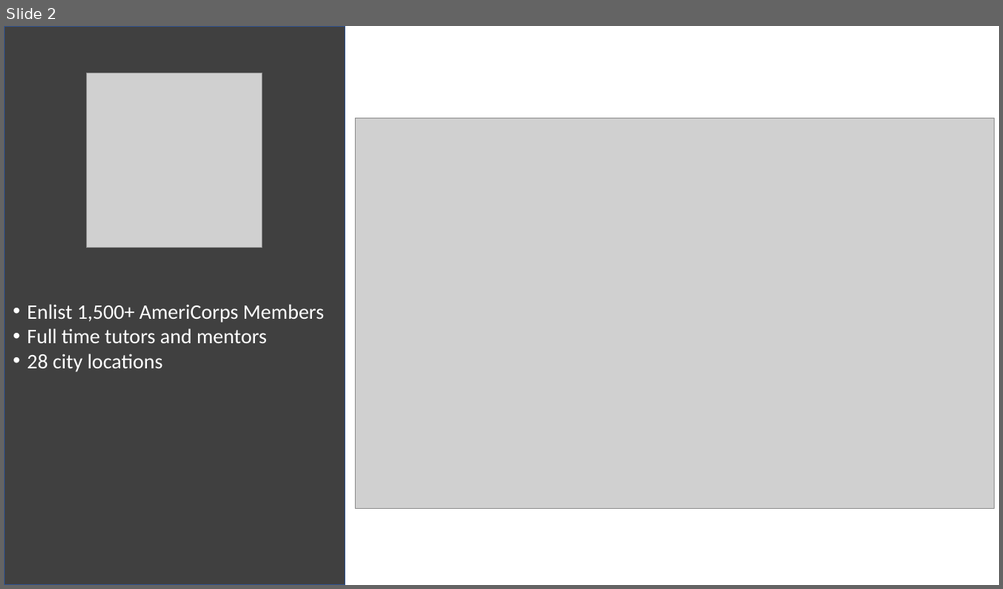
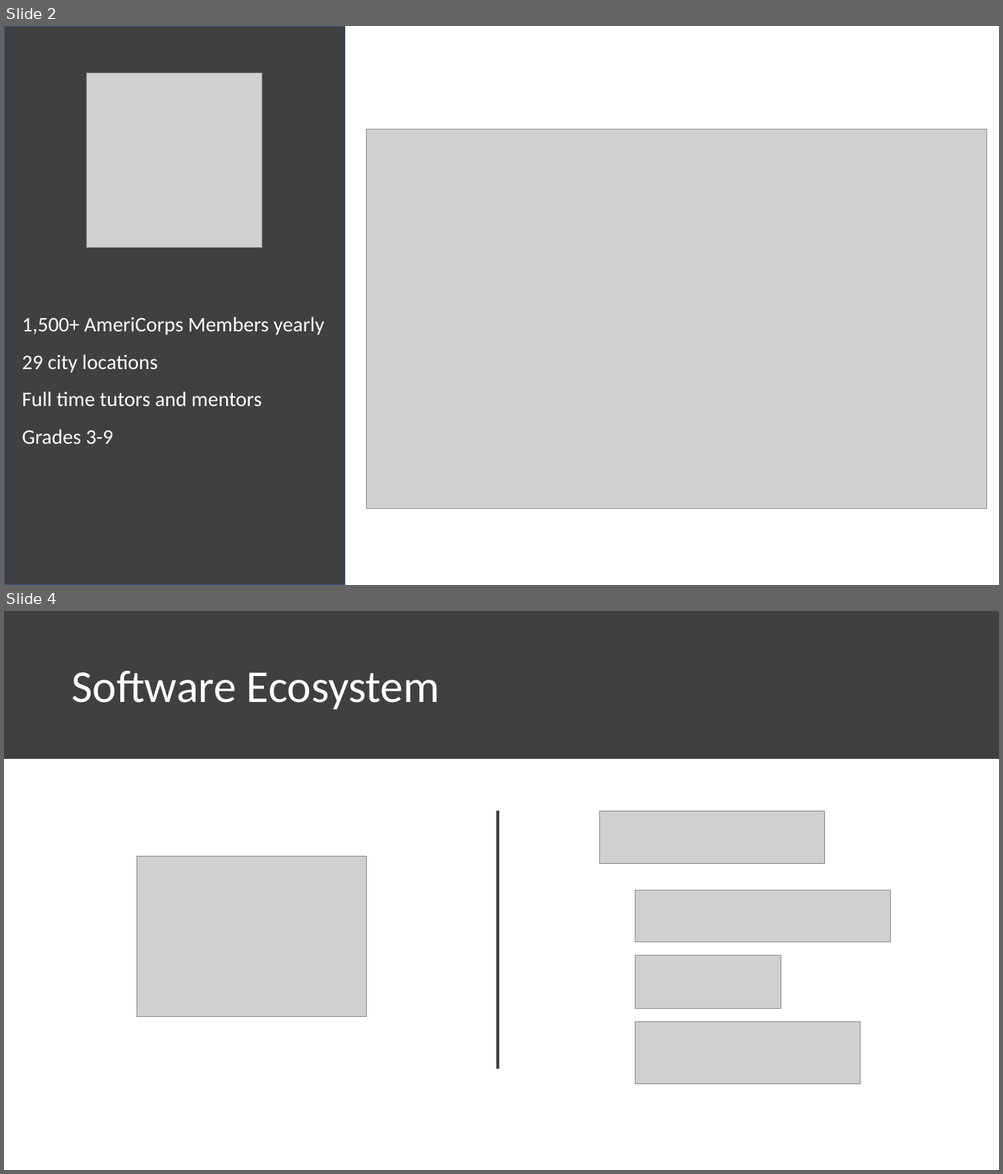
Before and after one commit to chrisluedtke/talks, a slide deck: 2018-06-14-ChiPy/Presentation.pptx. Shown one above the other, each under a label of ours: slide 2 before the commit, slides 2 and 4 after it; the slides between them are not shown. The pictures are 1003x589 and 1003x1174 pixels, drawn with LibreOffice and Linux fonts; fonts in the diff are those of the drawing; grey boxes stand for pictures. Boxes give left, top, right and bottom in pixels: in the first picture for what was removed or moved away, otherwise in the second. Text is boxed around its words. In the diff, an @@ line names an element or a change of style, - is before the commit and + after.

```diff
--- a/2018-06-14-ChiPy/Presentation.pptx
+++ b/2018-06-14-ChiPy/Presentation.pptx
@@ slide 4 added at (4,611,999,1170), background #FFFFFF @@
@@ rectangle added at (4,611,999,759), fill #404040, outline #404040 1 pt @@
@@ text added at (71,671,440,709), 44 pt, text #FFFFFF @@
+Software Ecosystem
@@ line added from (498, 811) to (498, 1070), #404040 3 pt @@
@@ group added at (600,811,891,1084): 4 pictures @@
@@ picture added at (136,857,367,1017) @@
@@ slide 2 changed as well @@
@@ picture: place and size @@
-picture at (356,118,994,508)
+picture at (366,129,986,508)
@@ text "1,500+ AmeriCorps Members yearly": place and size @@
-text "1,500+ AmeriCorps Members yearly" at (27,304,324,372)
+text "1,500+ AmeriCorps Members yearly" at (22,317,324,444)
@@ text at (22,317,324,373): text changed @@
-• Enlist 1,500+ AmeriCorps Members
+1,500+ AmeriCorps Members yearly
+29 city locations
@@ text at (22,392,262,406): bullet • to none; line spacing 1 to 1.5 @@
@@ text at (22,429,114,444): text changed @@
-• 28 city locations
+Grades 3-9
```
Also in this commit, not shown: 1 other slide changed, 5 other slides added, 1 other file.
